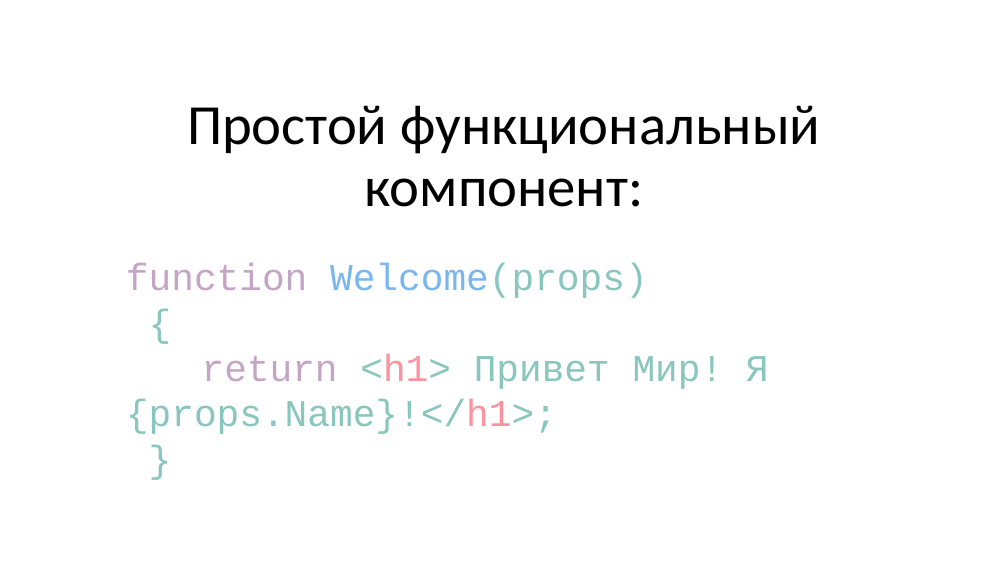
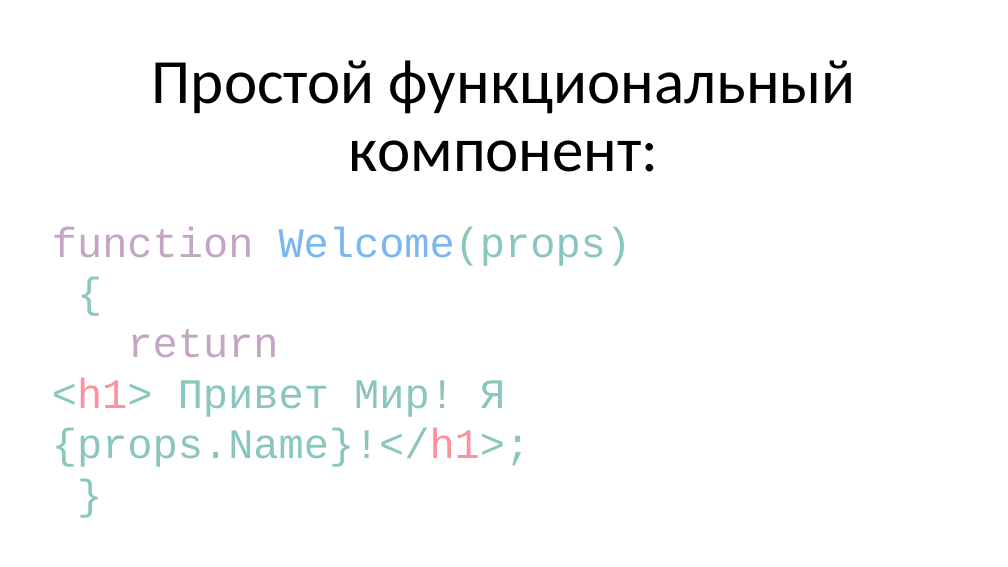
Before and after one commit to spiderpoul/react-redux-hooks, a slide deck: slide 3 of React.pptx. Drawn at 1008x567 pixels with LibreOffice and Linux fonts; fonts in the diff are those of the drawing. Boxes give left, top, right and bottom in pixels: in the first picture for what was removed or moved away, otherwise in the second. Text is boxed around its words. In the diff, an @@ line names an element or a change of style, - is before the commit and + after.

```diff
--- a/React.pptx
+++ b/React.pptx
@@ title "Простой функциональный компонент:" moved from (x1=187, y1=105, x2=820, y2=207) to (x1=152, y1=60, x2=856, y2=172) @@
@@ title "Простой функциональный компонент:" at (x1=152, y1=60, x2=856, y2=172): size 54 to 60 pt @@
@@ subtitle at (x1=52, y1=226, x2=632, y2=266): size 36 to 40 pt in "function Welcome(props)", "{", "}" @@
@@ subtitle "function Welcome(props)" moved from (x1=126, y1=263, x2=769, y2=434) to (x1=52, y1=226, x2=632, y2=467) @@
@@ subtitle at (x1=52, y1=329, x2=530, y2=467): text changed; size 36 to 40 pt @@
-return <h1> Привет Мир! Я {props.Name}!</h1>;
+return
+<h1> Привет Мир! Я {props.Name}!</h1>;
```
Also in this commit, not shown: 7 other slides changed, 3 slides added, 2 slides removed, 3 other files.
